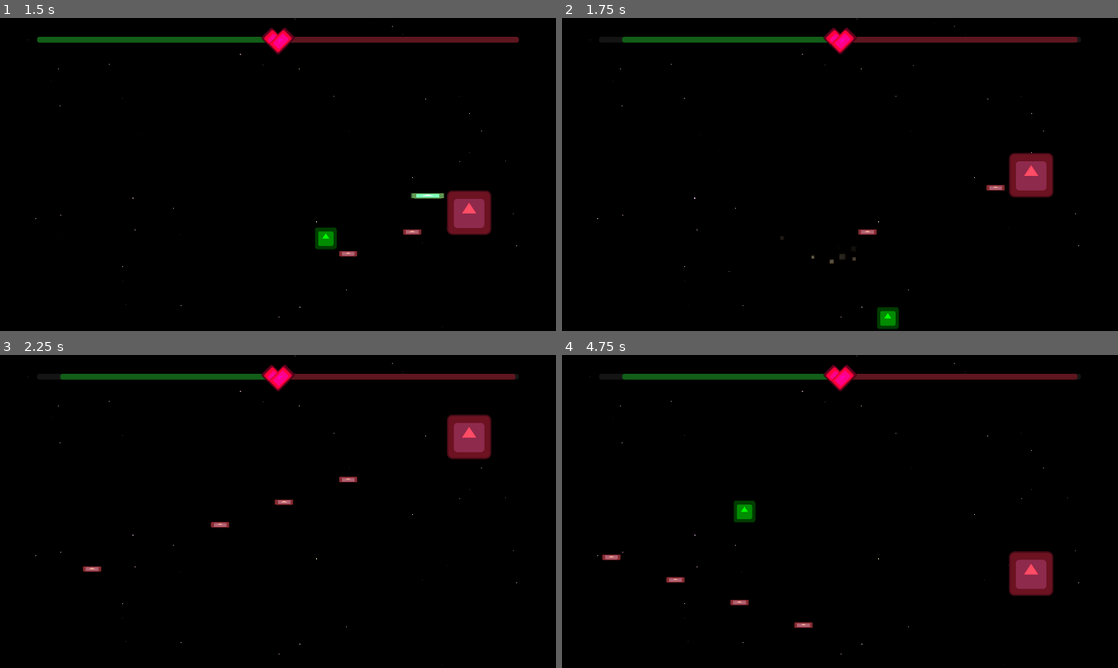
Above: before the commit, frames 1-4 (two rows, left to right).
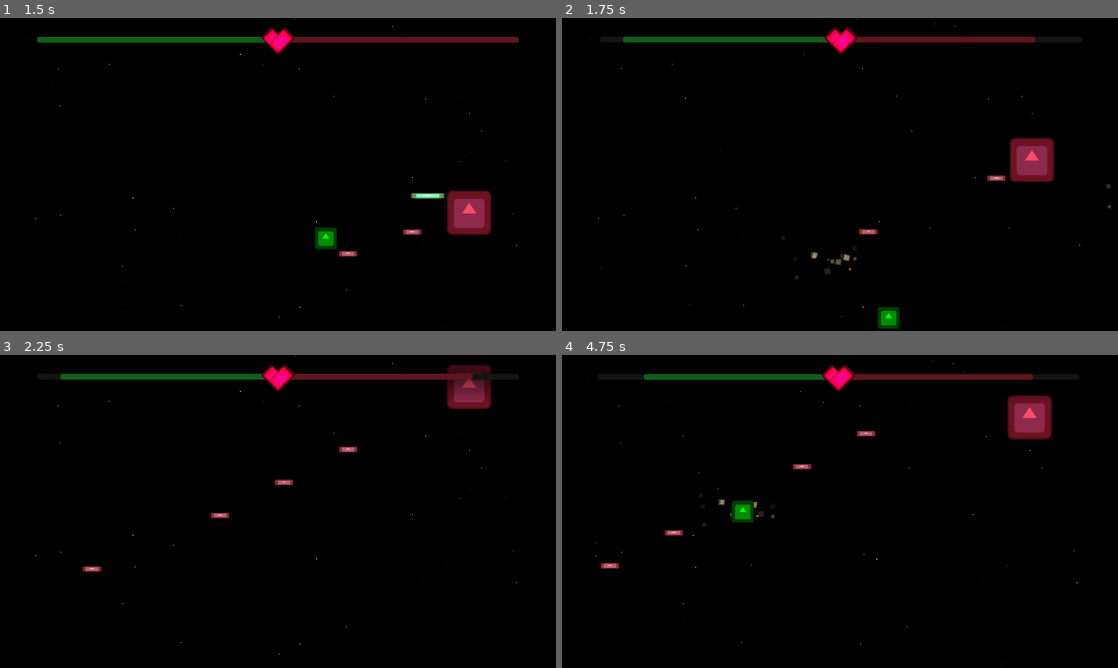
Above: after the commit, the same moments.

Repository: UnPolloLoco/godot-test
Game: Godot game, scene res://amazing_scene.tscn
Same seed, same stepped clock (60 frames per second), same inputs: the game is played once before the commit and once after it. The engine's default icon, where the game draws it, is replaced by a stand-in: a white triangle on a blue panel in a dark square.
Inputs:
- Up to frame 1 (1.5 s): tap Enter at 0.5 s; hold D (right) 0.53-1.28 s; hold Space (shoot) 0.53-1.28 s; hold S (down) from 1.28 s (still down); tap Space (shoot) at 1.35 s
- Up to frame 2 (1.75 s): keep holding S (down)
- Up to frame 3 (2.25 s): release S (down) at 2.03 s; hold D (right) from 2.03 s (still down); hold Space (shoot) from 2.03 s (still down)
- Up to frame 4 (4.75 s): release D (right) at 2.78 s; release Space (shoot) at 2.78 s; hold W (up) 2.78-3.53 s; tap Space (shoot) at 2.85, 4.35 s; hold Space (shoot) 3.53-4.28 s; hold A (left) from 3.53 s (still down)

Frame 1 is identical in both runs. In frame 2, 1.8% of the frame differs, in the area x 5-99%, y 0-100%; in frame 3, 2.6%; in frame 4, 3.5%, in the area x 4-93%, y 0-99%.

Commit message:
Death explosions >:)

Diff:
--- a/amazing_scene.tscn
+++ b/amazing_scene.tscn
@@ -8,6 +8,7 @@
 [ext_resource type="Script" uid="uid://bljvxvt70cepj" path="res://enemy.gd" id="3_tak36"]
 [ext_resource type="Script" uid="uid://33y06bll57yw" path="res://background.gd" id="4_tjgvb"]
 [ext_resource type="Script" uid="uid://dqfnvqjci1i6j" path="res://center_container.gd" id="6_64pp6"]
+[ext_resource type="PackedScene" uid="uid://cb1tsxbycmrmh" path="res://death_particles.tscn" id="6_ek270"]
 [ext_resource type="StyleBox" uid="uid://cso7p3mknrd7b" path="res://progress_background.tres" id="6_x7b4e"]
 [ext_resource type="PackedScene" uid="uid://ck47yo520kwe2" path="res://heart_symbol.tscn" id="7_u36t3"]
 
@@ -54,8 +55,6 @@
 scale = Vector2(0.6, 0.6)
 script = ExtResource("1_gmyh6")
 
-[node name="GPUParticles2D" parent="Player" unique_id=1264631886 instance=ExtResource("3_ok3sf")]
-
 [node name="Sprite2D" type="Sprite2D" parent="Player" unique_id=1090403495]
 material = SubResource("ShaderMaterial_x7b4e")
 texture = ExtResource("1_54c6x")
@@ -63,13 +62,15 @@
 [node name="CollisionShape2D" type="CollisionShape2D" parent="Player" unique_id=1330949002]
 shape = SubResource("RectangleShape2D_jcjwt")
 
+[node name="HitParticles" parent="Player" unique_id=1264631886 instance=ExtResource("3_ok3sf")]
+
+[node name="DeathParticles" parent="Player" unique_id=2063734586 instance=ExtResource("6_ek270")]
+emitting = false
+
 [node name="Enemy" type="Area2D" parent="." unique_id=1477371577]
 position = Vector2(1090, 338)
 scale = Vector2(1.2, 1.2)
 script = ExtResource("3_tak36")
-
-[node name="GPUParticles2D" parent="Enemy" unique_id=1708376427 instance=ExtResource("3_ok3sf")]
-scale = Vector2(-2, 2)
 
 [node name="Sprite2D" type="Sprite2D" parent="Enemy" unique_id=1110455594]
 material = SubResource("ShaderMaterial_hp7mx")
@@ -81,10 +82,19 @@
 [node name="EnemyTimer" type="Timer" parent="Enemy" unique_id=662370933]
 wait_time = 0.15
 
+[node name="HitParticles" parent="Enemy" unique_id=1708376427 instance=ExtResource("3_ok3sf")]
+rotation = 3.1415925
+scale = Vector2(1.9, -1.9)
+
+[node name="DeathParticles" parent="Enemy" unique_id=1730054852 instance=ExtResource("6_ek270")]
+emitting = false
+
 [node name="Background" type="ColorRect" parent="." unique_id=1344174699]
 z_index = -10
-offset_right = 2100.0
-offset_bottom = 1191.0
+offset_left = -250.0
+offset_top = -250.0
+offset_right = 2207.0
+offset_bottom = 1348.0
 color = Color(0, 0, 0, 1)
 script = ExtResource("4_tjgvb")
 
--- a/background.gd
+++ b/background.gd
@@ -19,6 +19,7 @@
 			randi_range(0, Global.width),
 			randi_range(0, Global.height)
 		)
+		new_star.position -= position # offset bg position
 
 		# --- Resize star ---
 
--- a/camera_2d.gd
+++ b/camera_2d.gd
@@ -2,20 +2,39 @@
 
 
 var hit_zoom_amount = 1.035
-var tween
+var zoom_tween
+
+var shake_strength = 0
+const SHAKE_DECAY = 8
 
 
 func _ready() -> void:
 	Global.health_updated.connect(_on_health_update)
+	Global.camera = self
+
+
+func _process(delta: float) -> void:
+	var strength = shake_strength ** 2
+
+	offset = Vector2(
+		randf_range(-strength, strength),
+		randf_range(-strength, strength) * 0.2
+	)
+
+	if shake_strength > 0:
+		shake_strength -= SHAKE_DECAY * delta
+
+	elif shake_strength < 0:
+		shake_strength = 0
 
 
 func _on_health_update(team, health, max_health):
-	if team == 'ally':
+	if team == 'ally' and 1==2:
 		zoom = Vector2(hit_zoom_amount, hit_zoom_amount)
 
-		if tween: tween.kill()
-		tween = create_tween()
+		if zoom_tween: zoom_tween.kill()
+		zoom_tween = create_tween()
 
-		tween.set_trans(Tween.TRANS_CUBIC)
-		tween.set_ease(Tween.EASE_OUT)
-		tween.tween_property(self, "zoom", Vector2(1.0, 1.0), 0.3)
+		zoom_tween.set_trans(Tween.TRANS_CUBIC)
+		zoom_tween.set_ease(Tween.EASE_OUT)
+		zoom_tween.tween_property(self, "zoom", Vector2(1.0, 1.0), 0.3)
--- /dev/null
+++ b/death_particles.tscn
@@ -0,0 +1,56 @@
+[gd_scene format=3 uid="uid://cb1tsxbycmrmh"]
+
+[ext_resource type="Texture2D" uid="uid://c48ny0gh43exb" path="res://icon.svg" id="1_drk02"]
+
+[sub_resource type="Curve" id="Curve_oa2wp"]
+_data = [Vector2(0.61694914, 0.99553573), 0.0, 0.0, 0, 0, Vector2(0.9965928, 0.0065358877), -8.021992, 0.0, 0, 0]
+point_count = 2
+
+[sub_resource type="CurveTexture" id="CurveTexture_nqau4"]
+curve = SubResource("Curve_oa2wp")
+
+[sub_resource type="Gradient" id="Gradient_c73c5"]
+interpolation_mode = 2
+offsets = PackedFloat32Array(0, 0.11099585, 0.24377593, 0.7396265)
+colors = PackedColorArray(1.4236968, 1.105999, 0.94714993, 1, 1.523889, 0.52617085, 0, 1, 1, 0.07999998, 0.07999998, 1, 0.083416395, 0.08293655, 0.054625787, 1)
+
+[sub_resource type="GradientTexture1D" id="GradientTexture1D_ek270"]
+gradient = SubResource("Gradient_c73c5")
+
+[sub_resource type="Curve" id="Curve_hdnfr"]
+_data = [Vector2(0, 1), 0.0, 0.0, 0, 0, Vector2(1, 0.23214293), -2.218045, 0.0, 0, 0]
+point_count = 2
+
+[sub_resource type="CurveTexture" id="CurveTexture_ok3sf"]
+curve = SubResource("Curve_hdnfr")
+
+[sub_resource type="ParticleProcessMaterial" id="ParticleProcessMaterial_jcjwt"]
+lifetime_randomness = 0.2
+particle_flag_disable_z = true
+angle_min = -179.99998
+angle_max = 180.00002
+direction = Vector3(0, 0, 0)
+spread = 180.0
+initial_velocity_min = 248.65
+initial_velocity_max = 409.38998
+radial_velocity_min = -2.2351742e-05
+radial_velocity_max = -2.2351742e-05
+gravity = Vector3(0, 0, 0)
+damping_min = 160.0
+damping_max = 160.0
+scale_curve = SubResource("CurveTexture_ok3sf")
+color = Color(3.7209148, 3.7209148, 3.7209148, 1)
+color_ramp = SubResource("GradientTexture1D_ek270")
+alpha_curve = SubResource("CurveTexture_nqau4")
+
+[node name="DeathParticles" type="GPUParticles2D" unique_id=2063734586]
+z_index = -1
+rotation = 3.1415925
+scale = Vector2(1.5, 1.5)
+amount = 200
+texture = ExtResource("1_drk02")
+lifetime = 2.0
+speed_scale = 2.48
+fixed_fps = 60
+local_coords = true
+process_material = SubResource("ParticleProcessMaterial_jcjwt")
--- a/enemy.gd
+++ b/enemy.gd
@@ -10,11 +10,13 @@
 var max_y
 var min_y
 
-var max_health = 65.0;
+var max_health = 5.0;
 var health = max_health;
 var is_dead = false;
 
 var total_timer_runs = 0;
+
+const EXPLOSION_DURATION = 0.7
 
 
 func _ready() -> void:
@@ -68,12 +70,16 @@
 		Global.game_ended.emit('win')
 
 		Global.damage_flash(self)
+		Global.death_explosion(self)
+		Global.set_screen_shake(15)
+
 		await get_tree().create_timer(Global.FLASH_DURATION).timeout
-		#queue_free()
 		$Sprite2D.hide()
+
 
 func on_damage():
 	Global.damage_flash(self)
+	Global.set_screen_shake(4)
 
 
 func _on_enemy_timer_timeout() -> void:
--- a/global.gd
+++ b/global.gd
@@ -7,11 +7,14 @@
 var width
 var height
 
-const FLASH_DURATION = 0.05;
-const HEALTH_FLASH_DURATION = 0.05;
+const FLASH_DURATION = 0.07;
+const HEALTH_FLASH_DURATION = 0.07;
+# Explosion duration is managed per-character
 
 var game_status = 'active';
 # 'active', 'win', or 'lose'
+
+var camera
 
 
 func _ready():
@@ -24,13 +27,22 @@
 
 func damage_flash(target):
 	target.get_node('Sprite2D').material.set_shader_parameter('enabled', true)
-	target.get_node('GPUParticles2D').emitting = true
+	target.get_node('HitParticles').emitting = true
 
 	await get_tree().create_timer(FLASH_DURATION).timeout
 
 	if is_instance_valid(target):
 		target.get_node('Sprite2D').material.set_shader_parameter('enabled', false)
-		target.get_node('GPUParticles2D').emitting = false
+		target.get_node('HitParticles').emitting = false
+
+
+func death_explosion(target):
+	target.get_node('DeathParticles').emitting = true
+
+	await get_tree().create_timer(target.EXPLOSION_DURATION).timeout
+
+	if is_instance_valid(target):
+		target.get_node('DeathParticles').emitting = false
 
 
 func health_bar_flash(target, original_color):
@@ -41,6 +53,11 @@
 	style.bg_color = original_color
 
 
+func set_screen_shake(strength):
+	if strength > camera.shake_strength:
+		camera.shake_strength = strength
+
+
 func _on_game_end(result):
 	game_status = result
 	print(result)
--- a/hit_particles.tscn
+++ b/hit_particles.tscn
@@ -24,7 +24,7 @@
 color = Color(4.6395698, 2.9619844, 1.1687031, 1)
 alpha_curve = SubResource("CurveTexture_cjyop")
 
-[node name="GPUParticles2D" type="GPUParticles2D" unique_id=1264631886]
+[node name="HitParticles" type="GPUParticles2D" unique_id=1264631886]
 z_index = -1
 scale = Vector2(1.6666666, 1.6666666)
 emitting = false
--- a/player.gd
+++ b/player.gd
@@ -10,6 +10,8 @@
 var max_health = 10.0;
 var health = max_health;
 var is_dead = false;
+
+const EXPLOSION_DURATION = 0.4
 
 
 func _ready() -> void:
@@ -24,12 +26,16 @@
 
 
 func _physics_process(delta: float) -> void:
+	var fps = (1/delta)
+	if fps < 59.9: print(fps)
+
 	direction = Vector2(
 		Input.get_axis("left", "right"),
 		Input.get_axis("up", "down")
 	);
 
-	position += direction.normalized() * SPEED * delta
+	if Global.game_status == 'active':
+		position += direction.normalized() * SPEED * delta
 
 
 func _input(event: InputEvent) -> void:
@@ -52,10 +58,13 @@
 		Global.game_ended.emit('lose')
 
 		Global.damage_flash(self)
+		Global.death_explosion(self)
+		Global.set_screen_shake(10)
+
 		await get_tree().create_timer(Global.FLASH_DURATION).timeout
-		#queue_free()
 		$Sprite2D.hide()
 
 
 func on_damage():
 	Global.damage_flash(self)
+	Global.set_screen_shake(4)
